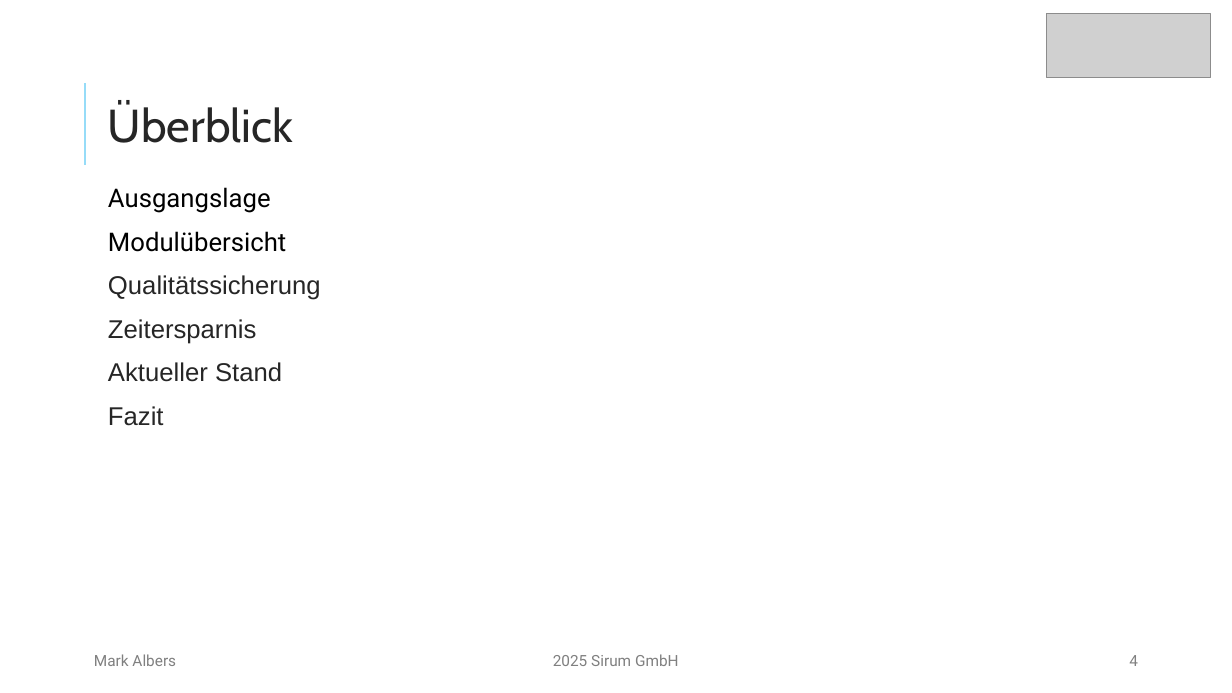
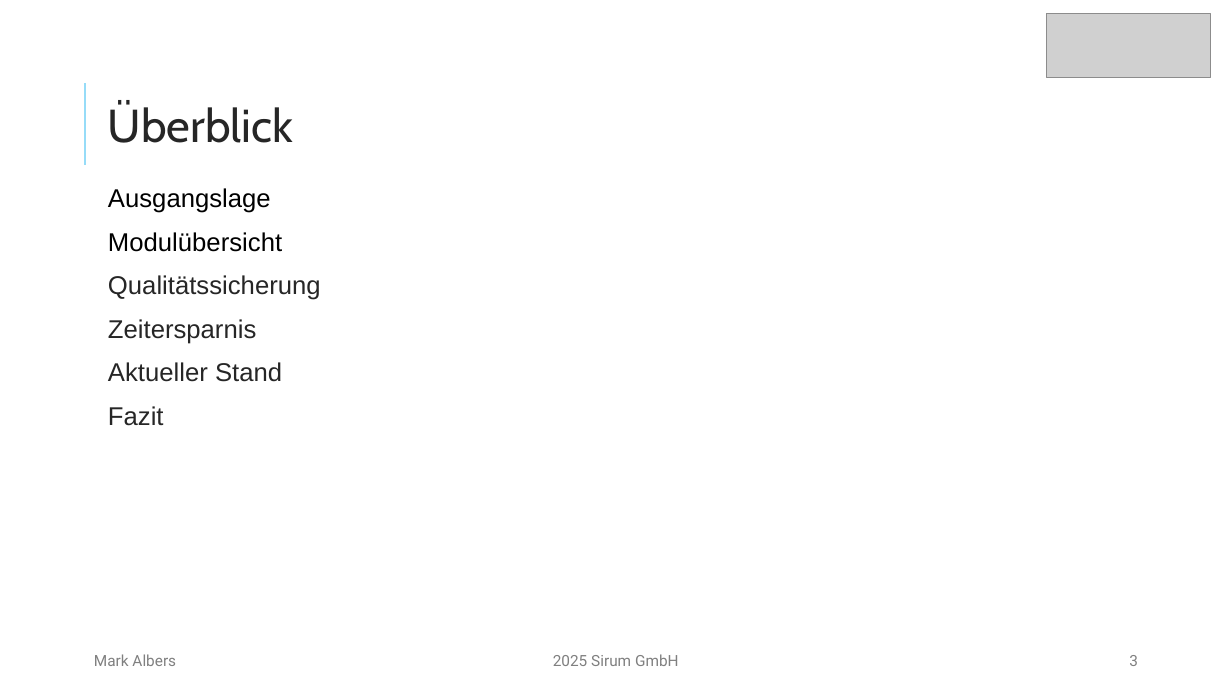
Before and after one commit to mork02/IHK-Projekt, a slide deck: slide 3 of Präsentation/Entwicklung eines Odoo-Moduls zur ZIP-komprimierten Dateiverwaltung im Dokumentenmanagementsystem.pptx (slide 4 before the commit). Drawn at 1232x693 pixels with LibreOffice and Linux fonts; fonts in the diff are those of the drawing; grey boxes stand for pictures. Boxes give left, top, right and bottom in pixels: in the first picture for what was removed or moved away, otherwise in the second. Text is boxed around its words. In the diff, an @@ line names an element or a change of style, - is before the commit and + after.

```diff
--- a/Präsentation/Entwicklung eines Odoo-Moduls zur ZIP-komprimierten Dateiverwaltung im Dokumentenmanagementsystem.pptx
+++ b/Präsentation/Entwicklung eines Odoo-Moduls zur ZIP-komprimierten Dateiverwaltung im Dokumentenmanagementsystem.pptx
@@ text at [108,188,282,252]: font Roboto to Arial in "Ausgangslage", "Modulübersicht" @@
@@ page number at [1129,655,1138,666]: text changed @@
-4
+3
```
Also in this commit, not shown: 5 other slides changed, 1 slide removed, 1 other file.
